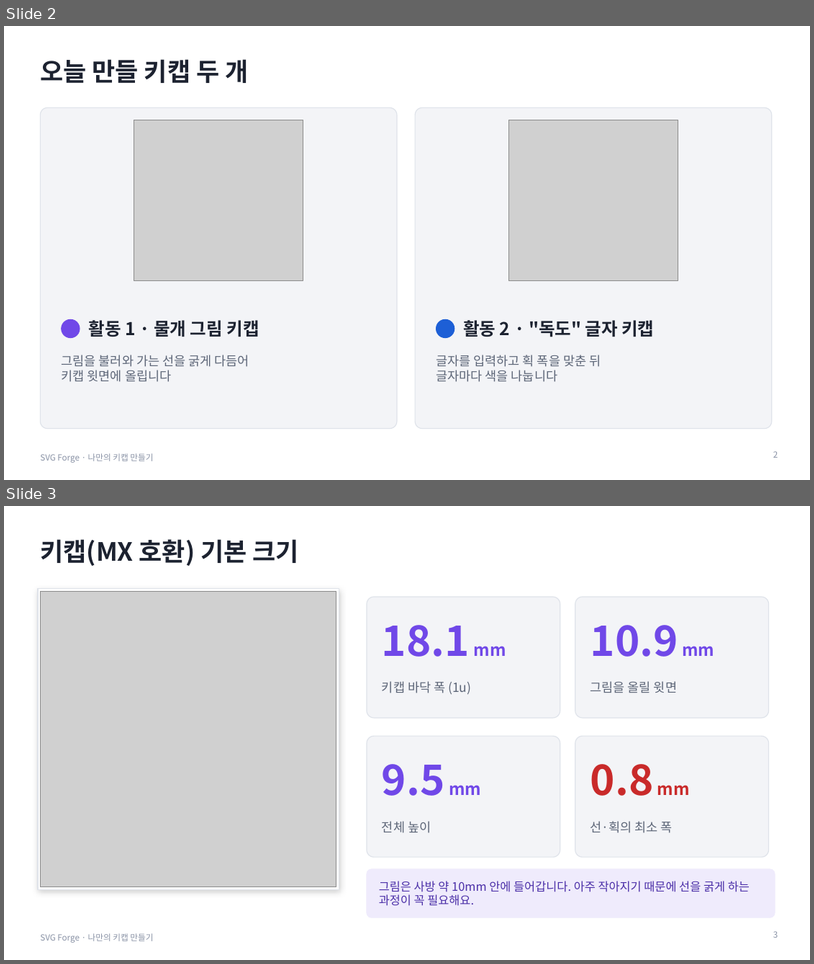
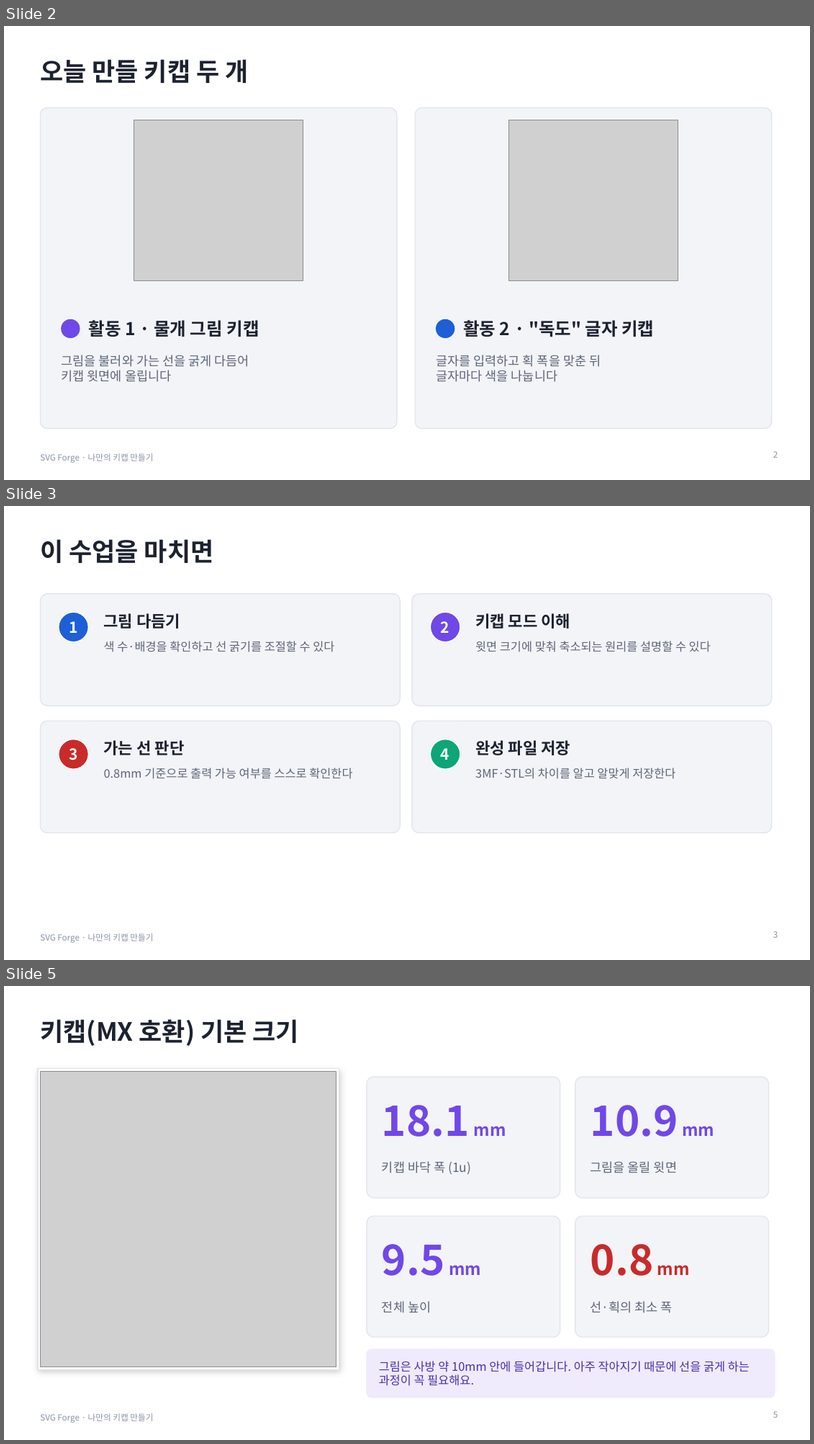
Before and after one commit to boundaryx01-uniquelife/svg-forge-01, a slide deck: docs/education/나만의-키캡-만들기.pptx. Shown one above the other, each under a label of ours: slides 2 and 3 before the commit, slides 2, 3 and 5 after it; the slides between them are not shown. The pictures are 814x964 and 814x1444 pixels, drawn with LibreOffice and Linux fonts; fonts in the diff are those of the drawing; grey boxes stand for pictures. Boxes give left, top, right and bottom in pixels: in the first picture for what was removed or moved away, otherwise in the second. Text is boxed around its words. In the diff, an @@ line names an element or a change of style, - is before the commit and + after.

```diff
--- a/docs/education/나만의-키캡-만들기.pptx
+++ b/docs/education/나만의-키캡-만들기.pptx
@@ slide 3 added at (4,506,810,960), background #FFFFFF; not listed: 1 template element that a slide beside it also shows @@
@@ title added at (40,539,214,563), 30 pt, text #1C2230, bold @@
+이 수업을 마치면
@@ rounded rectangle added at (40,594,400,705), fill #F3F4F7, outline #DFE3EA 1 pt @@
@@ ellipse added at (59,612,89,642), fill #1D5FD6, outline #FFFFFF 1.5 pt @@
@@ text added at (104,613,180,628), 19 pt, text #1C2230, bold @@
+그림 다듬기
@@ rounded rectangle added at (412,594,772,705), fill #F3F4F7, outline #DFE3EA 1 pt @@
@@ ellipse added at (430,612,460,642), fill #7048E8, outline #FFFFFF 1.5 pt @@
@@ text added at (476,613,571,628), 19 pt, text #1C2230, bold @@
+키캡 모드 이해
@@ text added at (69,621,77,633), 18 pt, text #FFFFFF, bold @@
+1
@@ text added at (441,621,450,633), 18 pt, text #FFFFFF, bold @@
+2
@@ text added at (104,641,334,652), 14 pt, text #5D6678 @@
+색 수·배경을 확인하고 선 굵기를 조절할 수 있다
@@ text added at (476,641,711,652), 14 pt, text #5D6678 @@
+윗면 크기에 맞춰 축소되는 원리를 설명할 수 있다
@@ rounded rectangle added at (40,721,400,833), fill #F3F4F7, outline #DFE3EA 1 pt @@
@@ rounded rectangle added at (412,721,772,833), fill #F3F4F7, outline #DFE3EA 1 pt @@
@@ ellipse added at (59,739,89,769), fill #C92A2A, outline #FFFFFF 1.5 pt @@
@@ text added at (104,740,185,755), 19 pt, text #1C2230, bold @@
+가는 선 판단
@@ ellipse added at (430,739,460,769), fill #0CA678, outline #FFFFFF 1.5 pt @@
@@ text added at (476,740,571,755), 19 pt, text #1C2230, bold @@
+완성 파일 저장
@@ text added at (69,748,77,760), 18 pt, text #FFFFFF, bold @@
+3
@@ text added at (441,748,450,759), 18 pt, text #FFFFFF, bold @@
+4
@@ text added at (104,767,352,779), 14 pt, text #5D6678 @@
+0.8mm 기준으로 출력 가능 여부를 스스로 확인한다
@@ text added at (476,767,676,779), 14 pt, text #5D6678 @@
+3MF·STL의 차이를 알고 알맞게 저장한다
@@ page number added at (774,931,778,937), 10 pt, text #8A93A6 @@
+3
@@ what was slide 3 is now slide 5 @@
@@ page number at (774,1411,778,1417): text changed @@
-3
+5
```
Also in this commit, not shown: 1 slide changed, 11 other slides added, 2 other files.
